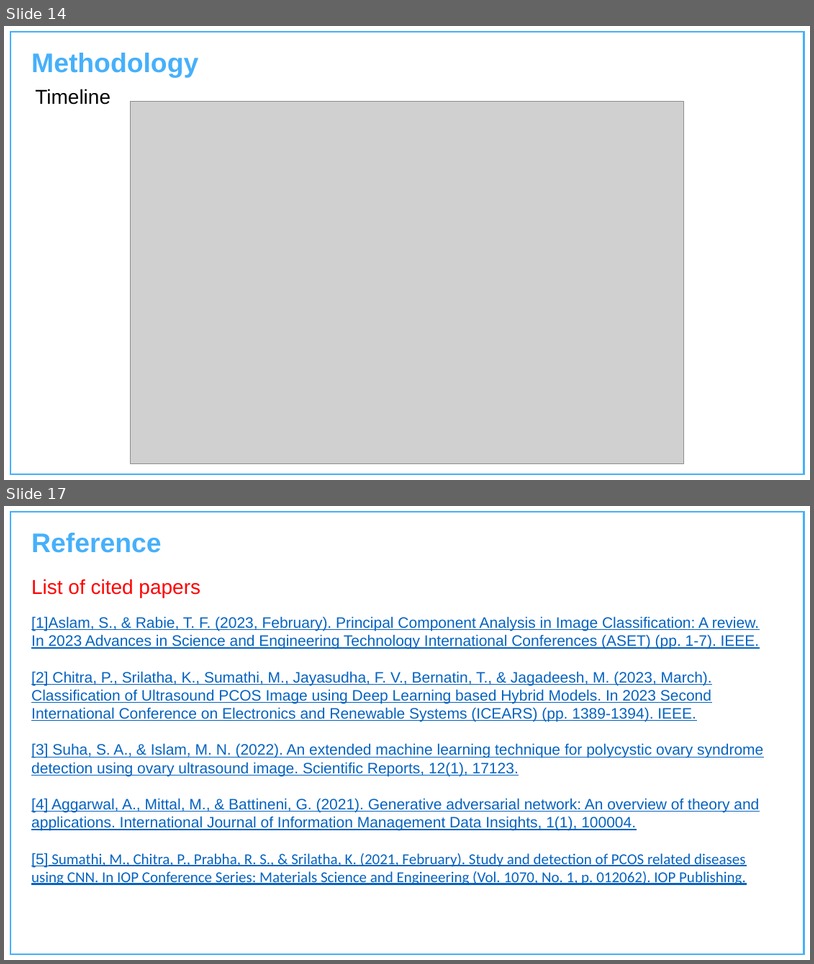
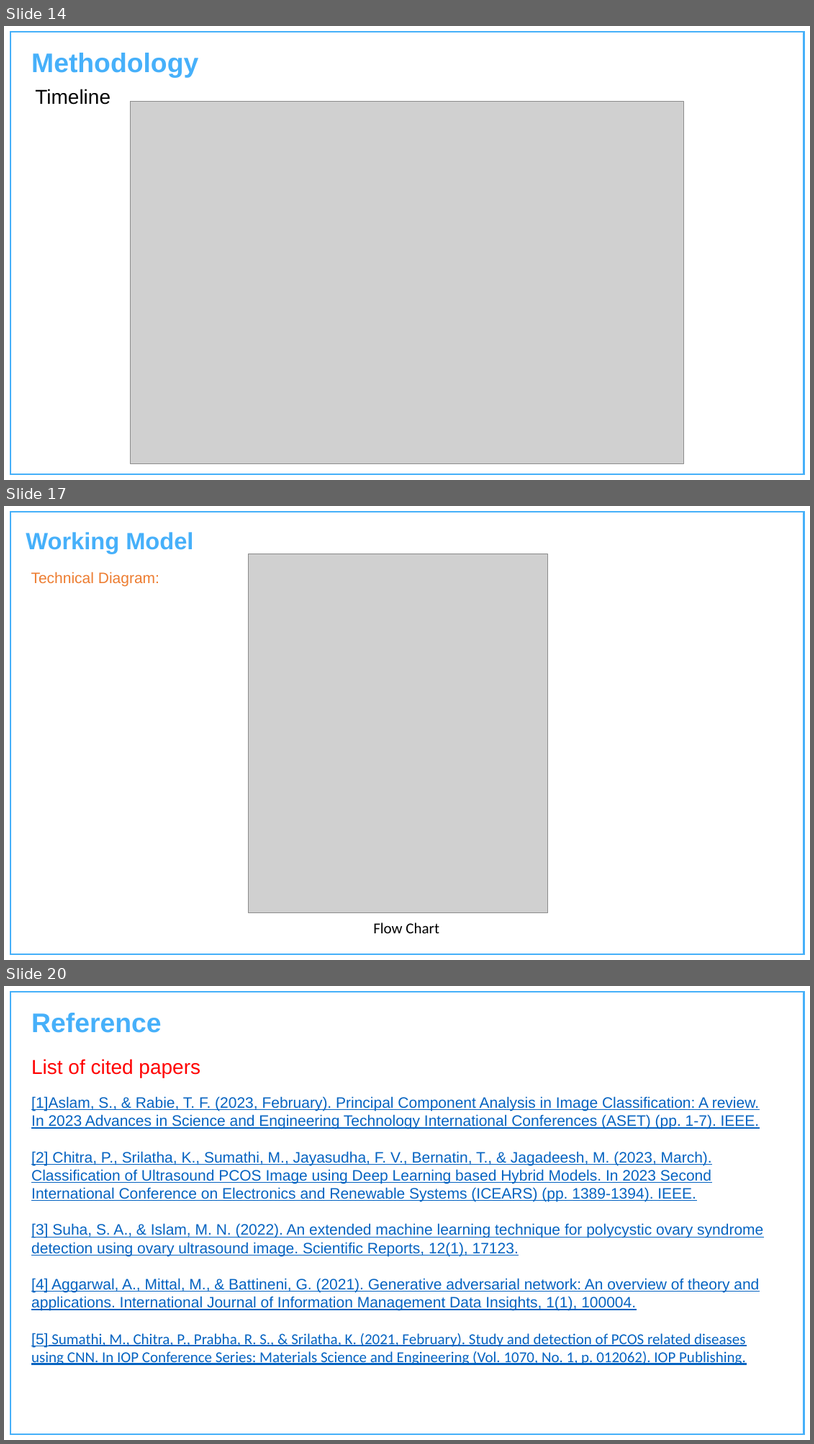
Before and after one commit to Charu-2718/PCause, a slide deck: Presentation.pptx. Shown one above the other, each under a label of ours: slides 14 and 17 before the commit, slides 14, 17 and 20 after it; the slides between them are not shown. The pictures are 814x964 and 814x1444 pixels, drawn with LibreOffice and Linux fonts; fonts in the diff are those of the drawing; grey boxes stand for pictures; background and template pictures are left out. Boxes give left, top, right and bottom in pixels: in the first picture for what was removed or moved away, otherwise in the second. Text is boxed around its words. In the diff, an @@ line names an element or a change of style, - is before the commit and + after.

```diff
--- a/Presentation.pptx
+++ b/Presentation.pptx
@@ slide 17 added at [4,506,810,960], background #FFFFFF; not listed: 1 template element that a slide beside it also shows @@
@@ text added at [26,532,193,554], 28 pt, text #46B0FA, bold @@
+Working Model
@@ picture added at [248,554,548,912] @@
@@ text added at [31,572,160,586], 18 pt, text #ED7D31 @@
+Technical Diagram:
@@ text added at [373,922,440,933], 18 pt, text #000000 @@
+Flow Chart
@@ what was slide 17 is now slide 20 @@
```
Also in this commit, not shown: 3 slides changed, 2 other slides added, 1 other file.
